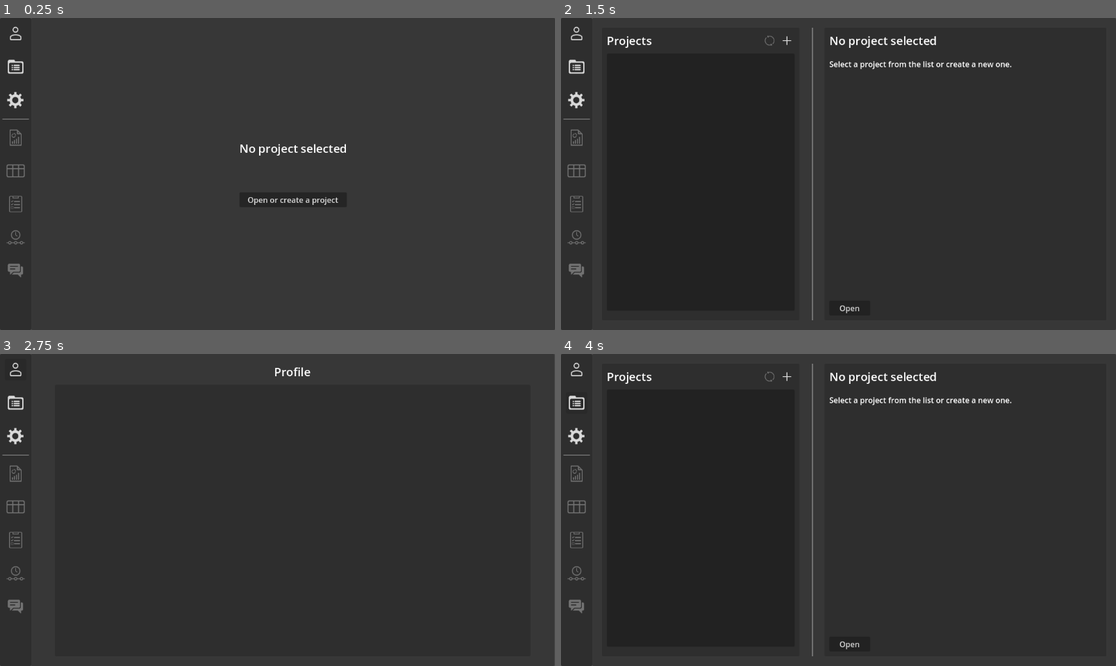
Above: before the commit, frames 1-4 (two rows, left to right).
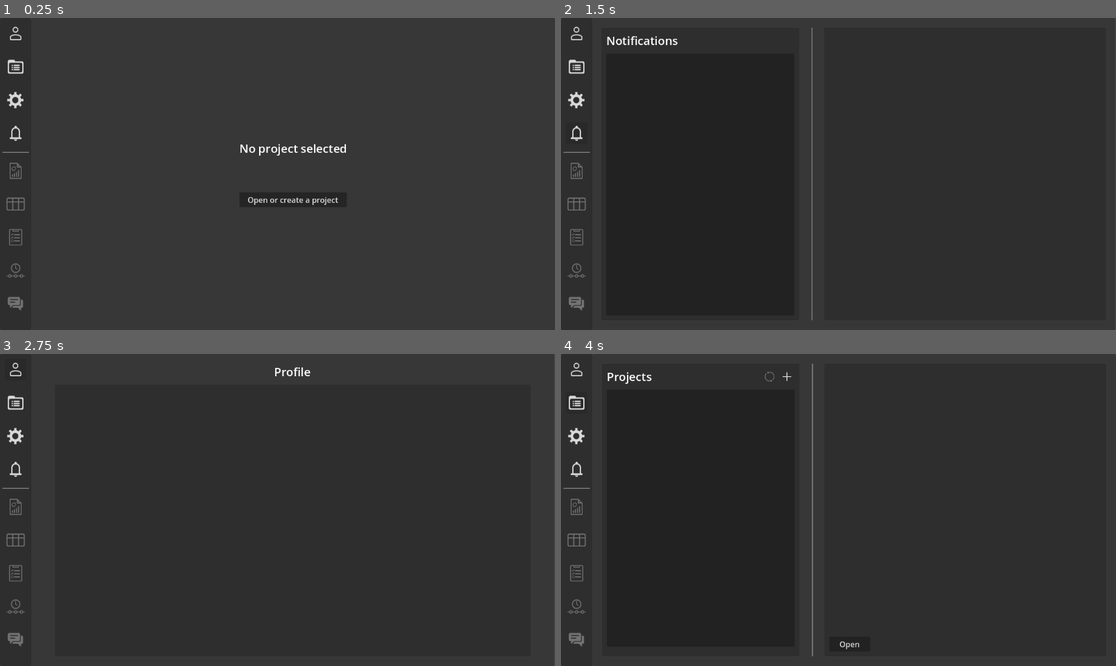
Above: after the commit, the same moments.

Repository: Z1HEd/ProjectManager
Game: Godot game, scene res://Scenes/Screens/MainMenu.tscn
Two runs of this game, one before a commit and one after it. Both use one fixed random seed, a clock stepped at 60 frames per second and the inputs below. This scene is started directly instead of the project's main scene.
Inputs (mouse positions are in pixels of both pictures, inside the frame that each line leads up to):
- Up to frame 1 (0.25 s): no input
- Up to frame 2 (1.5 s): click (577, 67) at 0.5 s; click (577, 133) at 1.27 s
- Up to frame 3 (2.75 s): click (16, 369) at 2 s
- Up to frame 4 (4 s): click (577, 369) at 2.75 s; click (577, 403) at 3.5 s

The runs differ from the first frame. In frame 1, 0.5% of the frame differs, in the area x 0-6%, y 32-94%; in frame 2, 1.5%, in the area x 0-82%, y 3-97%; in frame 3, 0.5%; in frame 4, 1.1%.
Error before the commit: Parse Error: Too few arguments for "create_invite()" call. Expected at least 6 but received 5. (res://Scripts/Controllers/AddMemberPopupController.gd:27)
Error after the commit: Invalid call. Nonexistent function 'size' in base 'String'. (res://Scripts/Singletons/FirebaseManager.gd:142)

Commit message:
added creating project invites, notifications

Diff:
--- a/Scenes/Popups/AddMemberPopup.tscn
+++ b/Scenes/Popups/AddMemberPopup.tscn
@@ -89,11 +89,11 @@
 theme_override_font_sizes/font_size = 14
 selected = 1
 item_count = 3
-popup/item_0/text = "Viewer"
+popup/item_0/text = "viewer"
 popup/item_0/id = 2
-popup/item_1/text = "Member"
+popup/item_1/text = "member"
 popup/item_1/id = 0
-popup/item_2/text = "Manager"
+popup/item_2/text = "manager"
 popup/item_2/id = 1
 
 [node name="VBoxContainer3" type="VBoxContainer" parent="CenterContainer/PanelContainer/MarginContainer/VBoxContainer"]
--- a/Scenes/Screens/MainMenu.tscn
+++ b/Scenes/Screens/MainMenu.tscn
@@ -12,6 +12,7 @@
 [ext_resource type="PackedScene" uid="uid://be2eddut3my3o" path="res://Scenes/Tabs/Overview.tscn" id="10_kpgju"]
 [ext_resource type="PackedScene" uid="uid://cs7q0aknfj3xt" path="res://Scenes/Tabs/Settings.tscn" id="11_kpgju"]
 [ext_resource type="PackedScene" uid="uid://iuqpwkl2il1q" path="res://Scenes/Tabs/CreateProject.tscn" id="12_3oy6j"]
+[ext_resource type="PackedScene" uid="uid://c7gxr345rrlex" path="res://Scenes/Tabs/Notifications.tscn" id="13_cc4ve"]
 
 [node name="MainMenu" type="Control"]
 layout_mode = 3
@@ -45,6 +46,10 @@
 
 [node name="Settings" parent="HBoxContainer/Dashboard/VBoxContainer/MarginContainer3" index="0" node_paths=PackedStringArray("tab", "menu")]
 tab = NodePath("../../../../TabArea/UnactiveTabs/Settings")
+menu = NodePath("../../../../..")
+
+[node name="Notifications" parent="HBoxContainer/Dashboard/VBoxContainer/MarginContainer9" index="0" node_paths=PackedStringArray("tab", "menu")]
+tab = NodePath("../../../../TabArea/UnactiveTabs/Notifications")
 menu = NodePath("../../../../..")
 
 [node name="Summary" parent="HBoxContainer/Dashboard/VBoxContainer/MarginContainer4" index="0" node_paths=PackedStringArray("tab", "menu")]
@@ -139,6 +144,9 @@
 tab = NodePath("../../../../../../../ProjectsList")
 menu = NodePath("../../../../../../../../../..")
 
+[node name="Notifications" parent="HBoxContainer/TabArea/UnactiveTabs" instance=ExtResource("13_cc4ve")]
+layout_mode = 1
+
 [editable path="HBoxContainer/Dashboard"]
 [editable path="HBoxContainer/TabArea/ActiveTab/ChooseProject"]
 [editable path="HBoxContainer/TabArea/UnactiveTabs/ProjectsList"]
--- a/Scenes/Tabs/Dashboard.tscn
+++ b/Scenes/Tabs/Dashboard.tscn
@@ -8,6 +8,7 @@
 [ext_resource type="Texture2D" uid="uid://br8rkbtn1g5gs" path="res://Assets/Icons/Settings.png" id="5_einoq"]
 [ext_resource type="Texture2D" uid="uid://blwo5hcwjjkh3" path="res://Assets/Icons/Summary.png" id="6_posp1"]
 [ext_resource type="Texture2D" uid="uid://dcgbs3l8brgoe" path="res://Assets/Icons/Board.png" id="7_eqll0"]
+[ext_resource type="Texture2D" uid="uid://tmdvw2n1ny2m" path="res://Assets/Icons/Notifications.png" id="7_kqgw7"]
 [ext_resource type="Texture2D" uid="uid://m6i30f6ebptr" path="res://Assets/Icons/Chat.png" id="8_eqll0"]
 [ext_resource type="Texture2D" uid="uid://bgsih2kqisu6q" path="res://Assets/Icons/TaskList.png" id="8_gxkdd"]
 [ext_resource type="Texture2D" uid="uid://de58pqolxc0bv" path="res://Assets/Icons/Timeline.png" id="8_hldj4"]
@@ -101,6 +102,23 @@
 script = ExtResource("3_cvu0e")
 metadata/_custom_type_script = "uid://b8cyv5tgcxrhb"
 
+[node name="MarginContainer9" type="MarginContainer" parent="VBoxContainer"]
+layout_mode = 2
+theme_override_constants/margin_left = 10
+theme_override_constants/margin_top = 10
+theme_override_constants/margin_right = 10
+theme_override_constants/margin_bottom = 10
+
+[node name="Notifications" type="Button" parent="VBoxContainer/MarginContainer9"]
+custom_minimum_size = Vector2(45, 45)
+layout_mode = 2
+theme = ExtResource("1_djewf")
+theme_type_variation = &"TransparentButton"
+icon = ExtResource("7_kqgw7")
+expand_icon = true
+script = ExtResource("3_cvu0e")
+metadata/_custom_type_script = "uid://b8cyv5tgcxrhb"
+
 [node name="HSeparator" type="HSeparator" parent="VBoxContainer"]
 layout_mode = 2
 theme_override_constants/separation = 5
--- /dev/null
+++ b/Scenes/Tabs/Notifications.tscn
@@ -0,0 +1,145 @@
+[gd_scene load_steps=4 format=3 uid="uid://c7gxr345rrlex"]
+
+[ext_resource type="Theme" uid="uid://b5c65h2sk3h6q" path="res://Resources/BaseTheme.tres" id="1_hbqaj"]
+[ext_resource type="Script" uid="uid://cjryqysjyxv7m" path="res://Scripts/Controllers/NotificationsController.gd" id="2_6iv6h"]
+
+[sub_resource type="StyleBoxLine" id="StyleBoxLine_efite"]
+content_margin_left = 0.0
+content_margin_top = 4.0
+content_margin_right = 0.0
+content_margin_bottom = 4.0
+color = Color(0.5, 0.5, 0.5, 1)
+grow_begin = -20.0
+grow_end = -20.0
+thickness = 2
+vertical = true
+
+[node name="Notifications" type="Control"]
+layout_mode = 3
+anchors_preset = 15
+anchor_right = 1.0
+anchor_bottom = 1.0
+grow_horizontal = 2
+grow_vertical = 2
+size_flags_horizontal = 3
+size_flags_vertical = 3
+theme = ExtResource("1_hbqaj")
+theme_type_variation = &"TransparentPanel"
+script = ExtResource("2_6iv6h")
+
+[node name="Panel" type="Panel" parent="."]
+layout_mode = 1
+anchors_preset = 15
+anchor_right = 1.0
+anchor_bottom = 1.0
+grow_horizontal = 2
+grow_vertical = 2
+mouse_filter = 2
+
+[node name="HBoxContainer" type="HBoxContainer" parent="."]
+layout_mode = 1
+anchors_preset = 15
+anchor_right = 1.0
+anchor_bottom = 1.0
+grow_horizontal = 2
+grow_vertical = 2
+
+[node name="ProjectsList" type="MarginContainer" parent="HBoxContainer"]
+custom_minimum_size = Vector2(450, 0)
+layout_mode = 2
+theme_override_constants/margin_left = 20
+theme_override_constants/margin_top = 20
+theme_override_constants/margin_right = 20
+theme_override_constants/margin_bottom = 20
+
+[node name="Panel" type="Panel" parent="HBoxContainer/ProjectsList"]
+layout_mode = 2
+mouse_filter = 2
+
+[node name="MarginContainer" type="MarginContainer" parent="HBoxContainer/ProjectsList"]
+layout_mode = 2
+theme_override_constants/margin_left = 10
+theme_override_constants/margin_top = 10
+theme_override_constants/margin_right = 10
+theme_override_constants/margin_bottom = 10
+
+[node name="VBoxContainer" type="VBoxContainer" parent="HBoxContainer/ProjectsList/MarginContainer"]
+layout_mode = 2
+theme_override_constants/separation = 10
+
+[node name="Label" type="Label" parent="HBoxContainer/ProjectsList/MarginContainer/VBoxContainer"]
+layout_mode = 2
+size_flags_horizontal = 3
+theme = ExtResource("1_hbqaj")
+text = "Notifications"
+
+[node name="NotificationsList" type="ItemList" parent="HBoxContainer/ProjectsList/MarginContainer/VBoxContainer"]
+unique_name_in_owner = true
+layout_mode = 2
+size_flags_vertical = 3
+
+[node name="VSeparator" type="VSeparator" parent="HBoxContainer"]
+layout_mode = 2
+theme_override_styles/separator = SubResource("StyleBoxLine_efite")
+
+[node name="MarginContainer" type="MarginContainer" parent="HBoxContainer"]
+layout_mode = 2
+size_flags_horizontal = 3
+theme_override_constants/margin_left = 20
+theme_override_constants/margin_top = 20
+theme_override_constants/margin_right = 20
+theme_override_constants/margin_bottom = 20
+
+[node name="Panel" type="Panel" parent="HBoxContainer/MarginContainer"]
+layout_mode = 2
+mouse_filter = 2
+
+[node name="MarginContainer" type="MarginContainer" parent="HBoxContainer/MarginContainer"]
+layout_mode = 2
+theme_override_constants/margin_left = 10
+theme_override_constants/margin_top = 10
+theme_override_constants/margin_right = 10
+theme_override_constants/margin_bottom = 10
+
+[node name="VBoxContainer" type="VBoxContainer" parent="HBoxContainer/MarginContainer/MarginContainer"]
+layout_mode = 2
+theme_override_constants/separation = 10
+
+[node name="Title" type="Label" parent="HBoxContainer/MarginContainer/MarginContainer/VBoxContainer"]
+unique_name_in_owner = true
+layout_mode = 2
+
+[node name="Description" type="RichTextLabel" parent="HBoxContainer/MarginContainer/MarginContainer/VBoxContainer"]
+unique_name_in_owner = true
+layout_mode = 2
+size_flags_vertical = 3
+fit_content = true
+
+[node name="ErrorMessage" type="RichTextLabel" parent="HBoxContainer/MarginContainer/MarginContainer/VBoxContainer"]
+unique_name_in_owner = true
+layout_mode = 2
+
+[node name="HBoxContainer" type="HBoxContainer" parent="HBoxContainer/MarginContainer/MarginContainer/VBoxContainer"]
+layout_mode = 2
+
+[node name="AcceptButton" type="Button" parent="HBoxContainer/MarginContainer/MarginContainer/VBoxContainer/HBoxContainer"]
+unique_name_in_owner = true
+custom_minimum_size = Vector2(85, 0)
+layout_mode = 2
+size_flags_horizontal = 0
+text = "Accept"
+
+[node name="Control" type="Control" parent="HBoxContainer/MarginContainer/MarginContainer/VBoxContainer/HBoxContainer"]
+layout_mode = 2
+size_flags_horizontal = 3
+
+[node name="DeclineButton" type="Button" parent="HBoxContainer/MarginContainer/MarginContainer/VBoxContainer/HBoxContainer"]
+unique_name_in_owner = true
+custom_minimum_size = Vector2(85, 0)
+layout_mode = 2
+text = "Decline
+"
+
+[connection signal="item_selected" from="HBoxContainer/ProjectsList/MarginContainer/VBoxContainer/NotificationsList" to="." method="_on_notifications_list_item_selected"]
+[connection signal="pressed" from="HBoxContainer/MarginContainer/MarginContainer/VBoxContainer/HBoxContainer/AcceptButton" to="." method="_on_accept_button_pressed"]
+[connection signal="pressed" from="HBoxContainer/MarginContainer/MarginContainer/VBoxContainer/HBoxContainer/DeclineButton" to="." method="_on_decline_button_pressed"]
--- a/Scenes/Tabs/Overview.tscn
+++ b/Scenes/Tabs/Overview.tscn
@@ -105,6 +105,8 @@
 [node name="ProjectDescription" type="RichTextLabel" parent="MarginContainer/VBoxContainer/HFlowContainer/MarginContainer/PanelContainer/MarginContainer/VBoxContainer"]
 unique_name_in_owner = true
 layout_mode = 2
+text = "Project description
+something something"
 fit_content = true
 
 [node name="MarginContainer2" type="MarginContainer" parent="MarginContainer/VBoxContainer/HFlowContainer"]
--- a/Scripts/Controllers/AddMemberPopupController.gd
+++ b/Scripts/Controllers/AddMemberPopupController.gd
@@ -25,6 +25,7 @@
 			visible = false
 
 		InviteService.create_invite(
+				CurrentProject.pid,
 				uid,
 				role_picker.text,
 				invite_text.text,
--- /dev/null
+++ b/Scripts/Controllers/NotificationsController.gd
@@ -0,0 +1,115 @@
+extends Tab
+
+@onready var item_list = %NotificationsList
+@onready var notification_title = %Title
+@onready var notification_description = %Description
+@onready var accept_button = %AcceptButton
+@onready var decline_button = %DeclineButton
+@onready var error_message = %ErrorMessage
+
+var selected_id := -1
+
+func _on_open():
+	refresh_notification_list()
+
+func _on_close():
+	pass
+
+func refresh_notification_list():
+
+
+	item_list.clear()
+	selected_id = -1
+	_reset_notification_details()
+
+	for _notification in Notifications.list: #underscore to make warning go away
+		item_list.add_item(_notification["title"])
+
+func _on_notifications_list_item_selected(index: int) -> void:
+	selected_id = index
+
+	notification_title.text = Notifications.list[index]["title"]
+	notification_description.text = Notifications.list[index]["description"]
+	decline_button.visible = Notifications.list[index]["type"] == "project_invite"
+	accept_button.visible = true
+
+
+func _on_accept_button_pressed() -> void:
+	if selected_id == -1:
+		push_error("Shouldnt have been able to press decline button!")
+		return
+
+	if Notifications.list[selected_id]["type"] == "project_invite":
+		_accept_invite()
+
+
+func _on_decline_button_pressed() -> void:
+	if selected_id == -1 or \
+			Notifications.list[selected_id]["type"] != "project_invite":
+		push_error("Shouldnt have been able to press decline button!")
+		return
+
+	if Notifications.list[selected_id]["type"] == "project_invite":
+		_decline_invite()
+
+
+func _accept_invite():
+	accept_button.disabled = true
+	decline_button.disabled = true
+
+	var _on_success = func(_result):
+		Notifications.list.remove_at(selected_id)
+		item_list.deselect(selected_id)
+		item_list.remove_item(selected_id)
+		accept_button.disabled = false
+		decline_button.disabled = false
+		_reset_notification_details()
+
+
+	var _on_fail = func(err_msg):
+		error_message.text = err_msg
+		accept_button.disabled = false
+		decline_button.disabled = false
+
+	InviteService.accept_invite(
+				Notifications.list[selected_id]["project_id"],
+				Session.uid,
+				Notifications.list[selected_id]["role"],
+				_on_success,
+				_on_fail
+				)
+
+func _decline_invite():
+	accept_button.disabled = true
+	decline_button.disabled = true
+	error_message.text = ""
+
+	var _on_success = func(_result):
+		accept_button.disabled = false
+		decline_button.disabled = false
+		Notifications.list.remove_at(selected_id)
+		item_list.deselect(selected_id)
+		item_list.remove_item(selected_id)
+		_reset_notification_details()
+
+
+	var _on_fail = func(err_msg):
+		error_message.text = err_msg
+		accept_button.disabled = false
+		decline_button.disabled = false
+
+	InviteService.decline_invite(
+				Notifications.list[selected_id]["project_id"],
+				Session.uid,
+				_on_success,
+				_on_fail
+				)
+
+func _reset_notification_details():
+	accept_button.disabled = false
+	decline_button.disabled = false
+	notification_title.text = ""
+	notification_description.text = ""
+	error_message.text = ""
+	decline_button.visible = false
+	accept_button.visible = false
--- a/Scripts/Controllers/ProfileController.gd
+++ b/Scripts/Controllers/ProfileController.gd
@@ -1,7 +1,7 @@
 extends Tab
 
 func _on_open():
-	print("open")
+	pass
 
 func _on_close():
-	print("close")
+	pass
--- a/Scripts/Controllers/ProjectOverviewController.gd
+++ b/Scripts/Controllers/ProjectOverviewController.gd
@@ -45,7 +45,7 @@
 		member_control.call_deferred(
 				"set_member",
 				member_uid,
-				CurrentProject.members[member_uid].get("role")
+				CurrentProject.members[member_uid]
 		)
 		members_list.add_child(member_control)
 
--- a/Scripts/Controllers/ProjectsListController.gd
+++ b/Scripts/Controllers/ProjectsListController.gd
@@ -21,6 +21,9 @@
 	item_list.clear()
 	selected_id = -1
 	refresh_button.disabled = true
+	project_name.text = ""
+	project_description.text = ""
+	project_member_count.text = ""
 
 	var _on_projects_refresh_success = func(projects_dict):
 		projects = projects_dict
--- a/Scripts/Services/InviteService.gd
+++ b/Scripts/Services/InviteService.gd
@@ -1,8 +1,60 @@
 extends Node
 class_name InviteService
 
-static func create_invite(uid: String,pid:String, role: String, message: String, on_success: Callable, on_fail: Callable) -> int:
-	# TEMPORARY: add user to the project directly instead of creating invite
-	# Change that when notification system is in place
 
-	return ProjectService.add_user_to_project(uid,pid,role,on_success,on_fail)
+# Assumes project_id and invitee_id exist and are valid.
+static func create_invite(project_id: String, invitee_uid: String, role: String, invite_message:String, on_success: Callable, on_fail: Callable) -> int:
+	var path = "%s/invites/%s/%s.json?auth=%s" % [
+		Firebase.project_db_url.trim_suffix("/"),
+		invitee_uid,
+		project_id,
+		Session.id_token
+	]
+
+	var payload = {
+		"role": role,
+		"inviter_uid": Session.uid,
+		"invite_message": invite_message,
+		"created_at": Time.get_unix_time_from_system()
+	}
+
+	return Firebase.send_request(path, HTTPClient.METHOD_PUT, payload, [], on_success, on_fail)
+
+static func accept_invite(project_id: String, invitee_uid: String, role: String, on_success: Callable, on_fail: Callable) -> int:
+	var payload = {}
+	payload["projects/%s/members/%s" % [project_id, invitee_uid]] = role
+	payload["users/%s/projects/%s" % [invitee_uid, project_id]] = role
+	payload["invites/%s/%s" % [invitee_uid, project_id]] = null
+
+	var root_patch_url = "%s/.json?auth=%s" % [Firebase.project_db_url.trim_suffix("/"), Session.id_token]
+
+	return Firebase.send_request(root_patch_url, HTTPClient.METHOD_PATCH, payload, [], on_success, on_fail)
+
+static func decline_invite(project_id: String, invitee_uid: String, on_success: Callable, on_fail: Callable) -> int:
+	var url = "%s/invites/%s/%s.json?auth=%s" % [
+		Firebase.project_db_url.trim_suffix("/"),
+		invitee_uid,
+		project_id,
+		Session.id_token
+	]
+	return Firebase.send_request(url, HTTPClient.METHOD_DELETE, {}, [], on_success, on_fail)
+
+
+static func get_user_invites(invitee_uid: String, on_success: Callable, on_fail: Callable) -> int:
+	var url = "%s/invites/%s.json?auth=%s" % [
+		Firebase.project_db_url.trim_suffix("/"),
+		invitee_uid,
+		Session.id_token
+	]
+
+	var _on_success = func(result):
+		if result == null:
+			# normalize to empty dict for callers
+			on_success.call({})
+			return
+		if not result is Dictionary:
+			on_fail.call("Invalid response: %s" % str(result))
+			return
+		on_success.call(result)
+
+	return Firebase.send_request(url, HTTPClient.METHOD_GET, {}, [], _on_success, on_fail)
--- a/Scripts/Services/ProjectService.gd
+++ b/Scripts/Services/ProjectService.gd
@@ -13,7 +13,7 @@
 		"owner": Session.uid,
 		"creationDate": int(Time.get_unix_time_from_system()),
 		"members": {
-			Session.uid:{"role": "owner","joinedDate": int(Time.get_unix_time_from_system())}
+			Session.uid:"owner"
 		}
 	}
 
@@ -30,10 +30,6 @@
 			_on_project_created,
 			on_fail
 	)
-
-static func add_user_to_project(user_id: String, project_id: String,role:String, on_success : Callable, on_fail : Callable) -> int:
-	#shouldnt be able to add projects to users except self
-	return 0
 
 static func add_project_to_current_user(uid : String,role : String ,on_success : Callable, on_fail : Callable) -> int:
 	var url = "%s/users/%s/projects.json?auth=%s" % [Firebase.project_db_url, Session.uid, Session.id_token]
--- a/Scripts/Services/UserService.gd
+++ b/Scripts/Services/UserService.gd
@@ -6,8 +6,8 @@
 			[Firebase.project_db_url, Session.uid, Session.id_token]
 
 	var _on_success = func(result):
-		if not result is Dictionary:
-			on_fail.call("Invalid response: %s" % result)
+		if result == null:
+			on_success.call({})
 		else:
 			on_success.call(result)
 
--- a/Scripts/Backend/FirebaseManager.gd
+++ b/Scripts/Singletons/FirebaseManager.gd
@@ -102,6 +102,9 @@
 	if body_text == null or body_text.strip_edges(true, true) == "":
 		return ""
 
+	if body_text == "null":
+		return null
+
 	var raw = JSON.parse_string(body_text)
 
 	if raw is Dictionary:
--- /dev/null
+++ b/Scripts/Singletons/NotificationsManager.gd
@@ -0,0 +1,46 @@
+extends Node
+class_name NotificationsManager
+
+signal notifications_updated
+
+var list: Array = []
+
+func _ready() -> void:
+	Session.connect("on_authenticated", _on_user_authenticated)
+
+func _on_user_authenticated() -> void:
+	load_notifications()
+
+func load_notifications() -> void:
+	if Session.uid == null or Session.uid == "":
+		list.clear()
+		emit_signal("notifications_updated")
+		return
+
+	list.clear()
+
+	var _on_success = func(result):
+		# result is a dictionary of project_id -> invite_obj
+		for project_id in result.keys():
+			var invite_obj = result[project_id]
+			list.append({
+				"type": "project_invite",
+				"project_id": project_id,
+				"role": invite_obj.get("role", "member"),
+				"title": "Invitation to a project",
+				"description": "Role: %s\n%s" % [
+					invite_obj.get("role", "member"),
+					invite_obj.get("invite_message", "")
+				]
+			})
+		# Future: load other notifications here, append to notifications array
+		emit_signal("notifications_updated")
+
+	var _on_fail = func(err):
+		push_warning("Failed to load invites: %s" % str(err))
+		emit_signal("notifications_updated")
+
+	InviteService.get_user_invites(Session.uid,
+		_on_success,
+		_on_fail
+	)
--- a/Scripts/Backend/Project.gd
+++ b/Scripts/Singletons/Project.gd
@@ -29,7 +29,7 @@
 	creation_date = dict.get("creationDate")
 	project_owner = dict.get("owner")
 	members =dict.get("members")
-	user_role = members.get(Session.uid).get("role")
+	user_role = members.get(Session.uid)
 
 	project_updated.emit()
 
--- a/Scripts/Backend/UserSession.gd
+++ b/Scripts/Singletons/UserSession.gd
@@ -9,19 +9,19 @@
 
 const AUTH_CFG_PATH := "user://auth.cfg"
 
+signal on_authenticated
+
 func _ready() -> void:
 	_load_from_config()
 
 func from_firebase_response(data: Dictionary) -> void:
-	# data is the parsed auth response from Firebase
-	if not data is Dictionary:
-		return
 	uid = str(data.get("localId", ""))
 	email = str(data.get("email", ""))
 	id_token = str(data.get("idToken", ""))
 	refresh_token = str(data.get("refreshToken", ""))
 	var expires_in = int(data.get("expiresIn", 0))
 	expires_at = int(Time.get_unix_time_from_system()) + expires_in
+	on_authenticated.emit()
 	_save_to_config()
 
 func is_logged_in() -> bool:
--- a/project.godot
+++ b/project.godot
@@ -16,9 +16,10 @@
 
 [autoload]
 
-Firebase="*res://Scripts/Backend/FirebaseManager.gd"
-Session="*res://Scripts/Backend/UserSession.gd"
-CurrentProject="*res://Scripts/Backend/Project.gd"
+Firebase="*res://Scripts/Singletons/FirebaseManager.gd"
+Session="*res://Scripts/Singletons/UserSession.gd"
+CurrentProject="*res://Scripts/Singletons/Project.gd"
+Notifications="*res://Scripts/Singletons/NotificationsManager.gd"
 
 [file_customization]
 
Binary file added: Assets/Icons/Back.png
Not shown, added: Assets/Icons/Back.png.import
Binary file added: Assets/Icons/Forward.png
Not shown, added: Assets/Icons/Forward.png.import
Not shown: 1 places in Scenes/Screens/MainMenu.tscn that only renumber resources
Not shown: 1 places in Scenes/Tabs/Dashboard.tscn that only renumber resources
Not shown, added: Scripts/Controllers/NotificationsController.gd.uid
Renamed: Scripts/Backend/FirebaseManager.gd.uid -> Scripts/Singletons/FirebaseManager.gd.uid
Not shown, added: Scripts/Singletons/NotificationsManager.gd.uid
Renamed: Scripts/Backend/Project.gd.uid -> Scripts/Singletons/Project.gd.uid
Renamed: Scripts/Backend/UserSession.gd.uid -> Scripts/Singletons/UserSession.gd.uid
